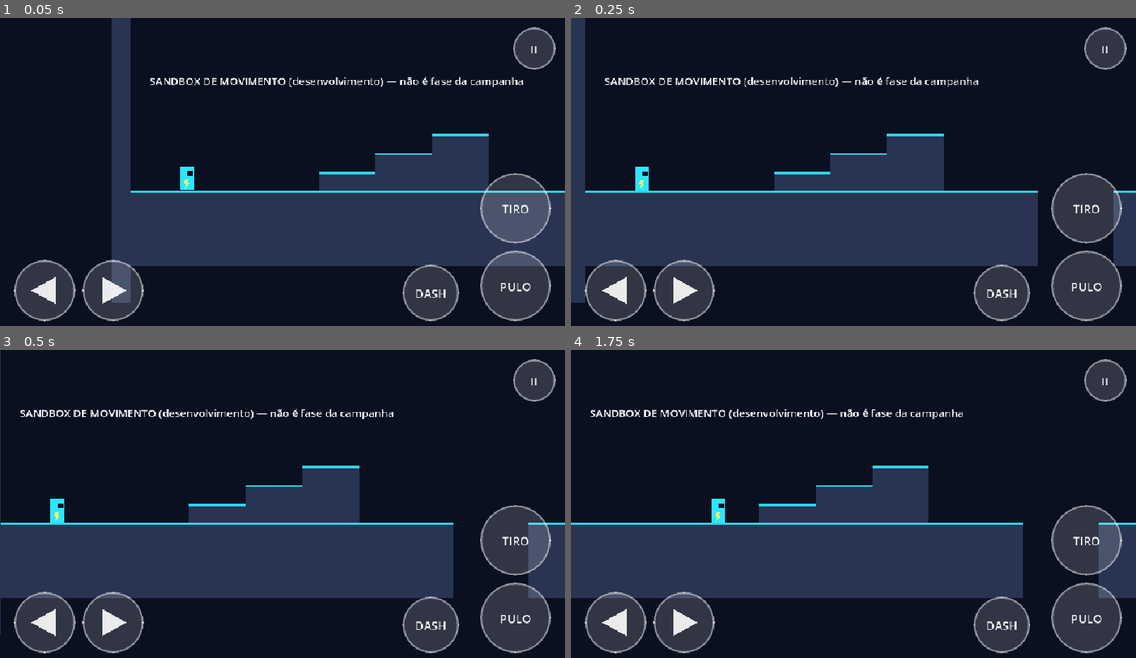
Above: before the commit, frames 1-4 (two rows, left to right).
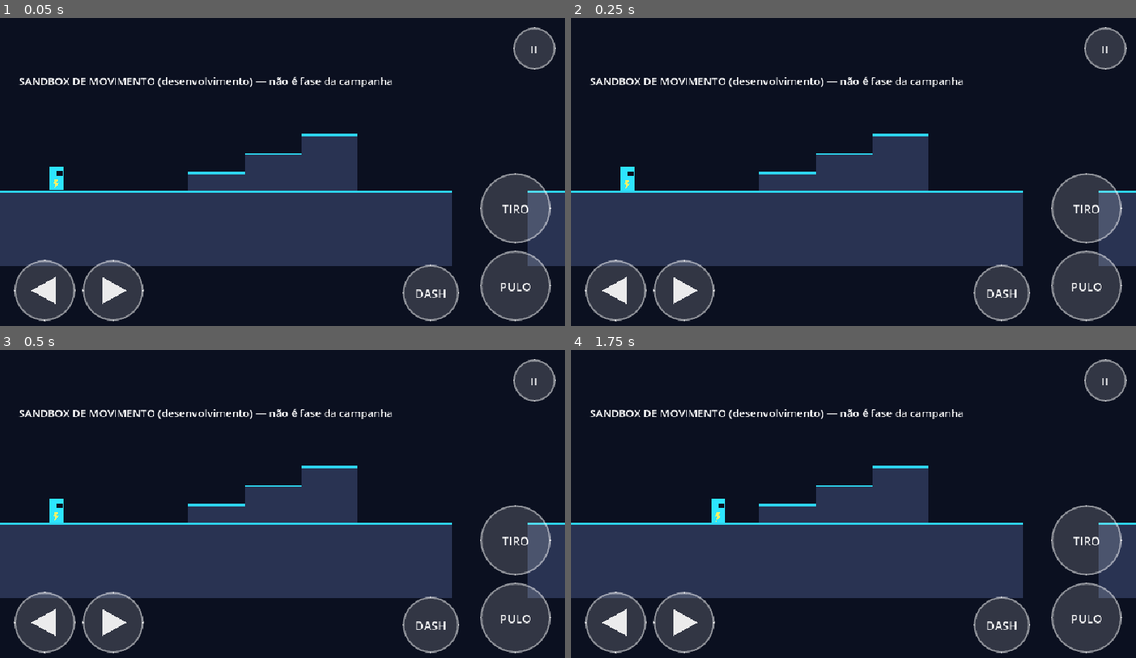
Above: after the commit, the same moments.

Repository: jyanzy19-yml/new-bolt-aventura
Game: Godot game, scene res://scenes/levels/sandbox/movement_sandbox.tscn
Same seed, same stepped clock (60 frames per second), same inputs: the game is played once before the commit and once after it. This scene is started directly instead of the project's main scene.
Inputs (mouse positions are in pixels of both pictures, inside the frame that each line leads up to):
- Up to frame 1 (0.05 s): no input
- Up to frame 2 (0.25 s): no input
- Up to frame 3 (0.5 s): no input
- Up to frame 4 (1.75 s): move the mouse to (825, 571) at 0.52 s; hold D (move_right) 0.53-1.25 s; tap J (attack) at 0.6 s; click (825, 571) at 0.67 s; tap Space (jump) at 0.77 s; drag from (1023, 556) to (825, 571) at 1.27 s

The runs differ from the first frame. In frame 1, 18% of the frame differs, in the area x 0-94%, y 0-93%; in frame 2, 5.3%; in frame 3, 1.2%; in frame 4, nothing differs.
Error before the commit: Invalid access to property or key 'health_changed' on a base object of type 'null instance'. (res://scripts/player/bolt_player.gd:43)

Commit message:
feat(player): attach health component to BOLT

Diff:
--- a/scenes/player/bolt.tscn
+++ b/scenes/player/bolt.tscn
@@ -1,10 +1,11 @@
-[gd_scene load_steps=7 format=3]
+[gd_scene load_steps=8 format=3]
 
 [ext_resource type="Script" path="res://scripts/player/bolt_player.gd" id="1_player"]
 [ext_resource type="Script" path="res://scripts/input/action_buffer.gd" id="2_buffer"]
 [ext_resource type="Resource" path="res://resources/player/bolt_tuning_provisional.tres" id="3_tuning"]
 [ext_resource type="Script" path="res://scripts/combat/bolt_combat.gd" id="4_combat"]
 [ext_resource type="PackedScene" path="res://scenes/combat/chrono_projectile.tscn" id="5_projectile"]
+[ext_resource type="Script" path="res://scripts/combat/bolt_health.gd" id="6_health"]
 
 [sub_resource type="RectangleShape2D" id="RectangleShape2D_body"]
 size = Vector2(24, 40)
@@ -37,6 +38,11 @@
 color = Color(1, 0.95, 0.4, 1)
 polygon = PackedVector2Array(-3, 2, 3, 2, 0, 8, 4, 8, -4, 18, -2, 10, -6, 10)
 
+[node name="Health" type="Node" parent="."]
+unique_name_in_owner = true
+script = ExtResource("6_health")
+max_health = 3
+
 [node name="Combat" type="Node" parent="."]
 unique_name_in_owner = true
 script = ExtResource("4_combat")
